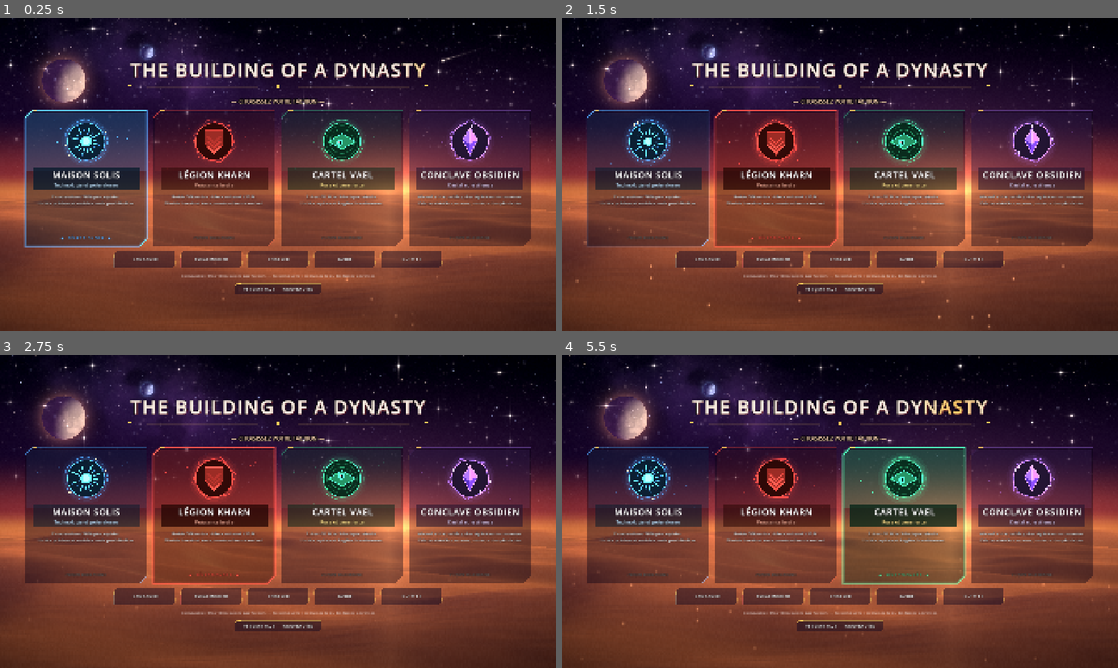
Above: before the commit, frames 1-4 (two rows, left to right).
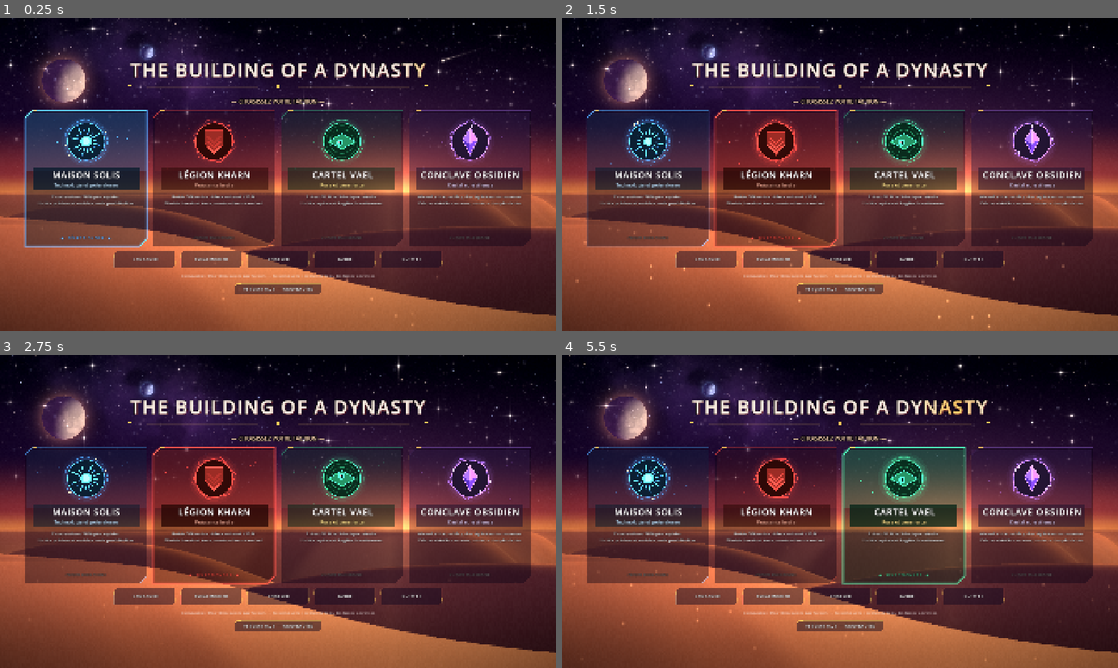
Above: after the commit, the same moments.

Repository: Nydaunvan/dune2-remake
Game: Godot game, scene res://menu.tscn
Two runs of this game, one before a commit and one after it. Both use one fixed random seed, a clock stepped at 60 frames per second and the inputs below.
Inputs (mouse positions are in pixels of both pictures, inside the frame that each line leads up to):
- Up to frame 1 (0.25 s): no input
- Up to frame 2 (1.5 s): tap Enter at 0.5 s; drag from (840, 174) to (895, 105) at 0.52 s; drag from (728, 190) to (812, 237) at 1.27 s
- Up to frame 3 (2.75 s): move the mouse to (333, 442) at 2.02 s; hold Right (ui_right) from 2.03 s (still down); tap U at 2.1 s
- Up to frame 4 (5.5 s): release Right (ui_right) at 2.75 s; drag from (812, 574) to (673, 464) at 2.77 s; move the mouse to (1006, 558) at 3.52 s; hold Left (ui_left) 3.53-4.25 s; hold Shift 3.53-4.25 s; drag from (673, 464) to (756, 433) at 4.27 s; move the mouse to (867, 511) at 5.02 s; hold Down (ui_down) from 5.03 s (still down); tap P at 5.1 s; click (867, 511) at 5.17 s

The runs differ from the first frame. In frame 1, 35% of the frame differs, in the area x 0-100%, y 55-100%; in frame 2, 35%; in frame 3, 36%; in frame 4, 36%.

Commit message:
Dunes du menu : relief en sommes de sinus (lisse, indépendant du GPU) pour supprimer les traits avant-arrière
Co-Authored-By: Claude Sonnet 5.5 <noreply@anthropic.com>
Claude-Session: https://claude.ai/code/session_016J9VLX1JshULsfbSsqHF5q

Diff:
--- a/shaders/menu_bg.gdshader
+++ b/shaders/menu_bg.gdshader
@@ -110,10 +110,15 @@
 
 // Carte de hauteur du désert : grandes dunes allongées, bords arrondis, légèrement asymétriques
 float terrain(vec2 q) {
-	vec2 w = q + 3.2 * vec2(vnoise(q * 0.045), vnoise(q * 0.045 + 7.3)) - 1.6;
-	float n = 0.60 * vnoise(w * vec2(0.060, 0.105)) + 0.28 * vnoise(w * vec2(0.125, 0.21) + 3.1) + 0.12 * vnoise(w * vec2(0.26, 0.42) + 9.7);
-	n = smoothstep(0.05, 0.98, n); // pente douce : pas de falaises abruptes (traits verticaux avant-arrière)
-	return n * 5.4;
+	// Sommes de sinus : relief lisse, sans table de hachage. Les anciens bruits à base de fract()
+	// donnaient, selon le GPU/pilote, des rubans en travers des dunes.
+	float n = 0.5
+			+ 0.26 * sin(q.y * 0.62 + 2.4 * sin(q.x * 0.10 + 1.0) + 1.1 * sin(q.x * 0.27))
+			+ 0.22 * sin(q.y * 0.30 + 2.0 * sin(q.x * 0.06 + 2.0) + 0.8 * sin(q.x * 0.17))
+			+ 0.12 * sin(q.y * 1.15 + q.x * 0.22 + 2.6 * sin(q.x * 0.09))
+			+ 0.08 * sin(q.x * 0.31 + q.y * 0.45 + 4.0);
+	n = smoothstep(0.12, 0.88, n);
+	return n * 5.0;
 }
 
 
